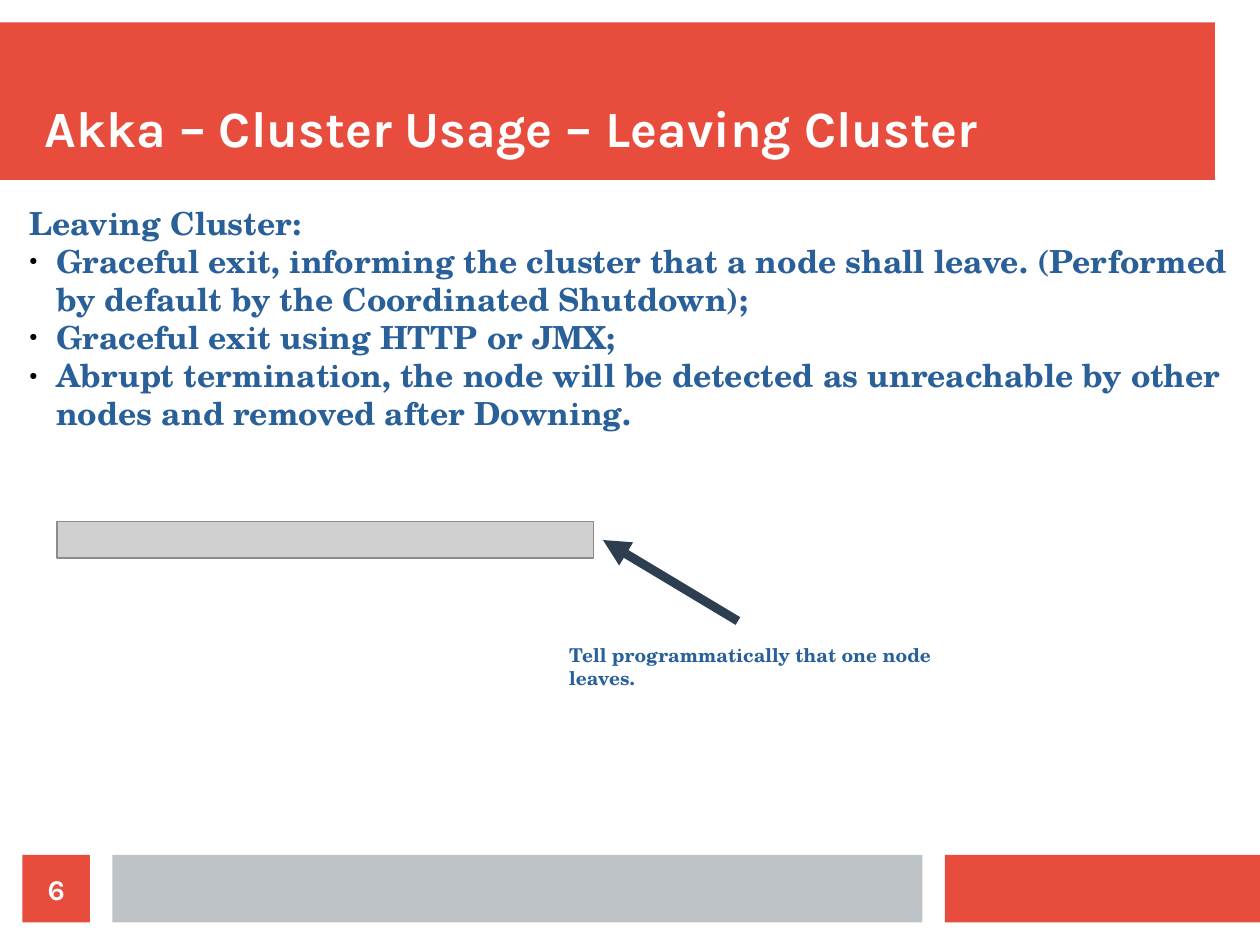
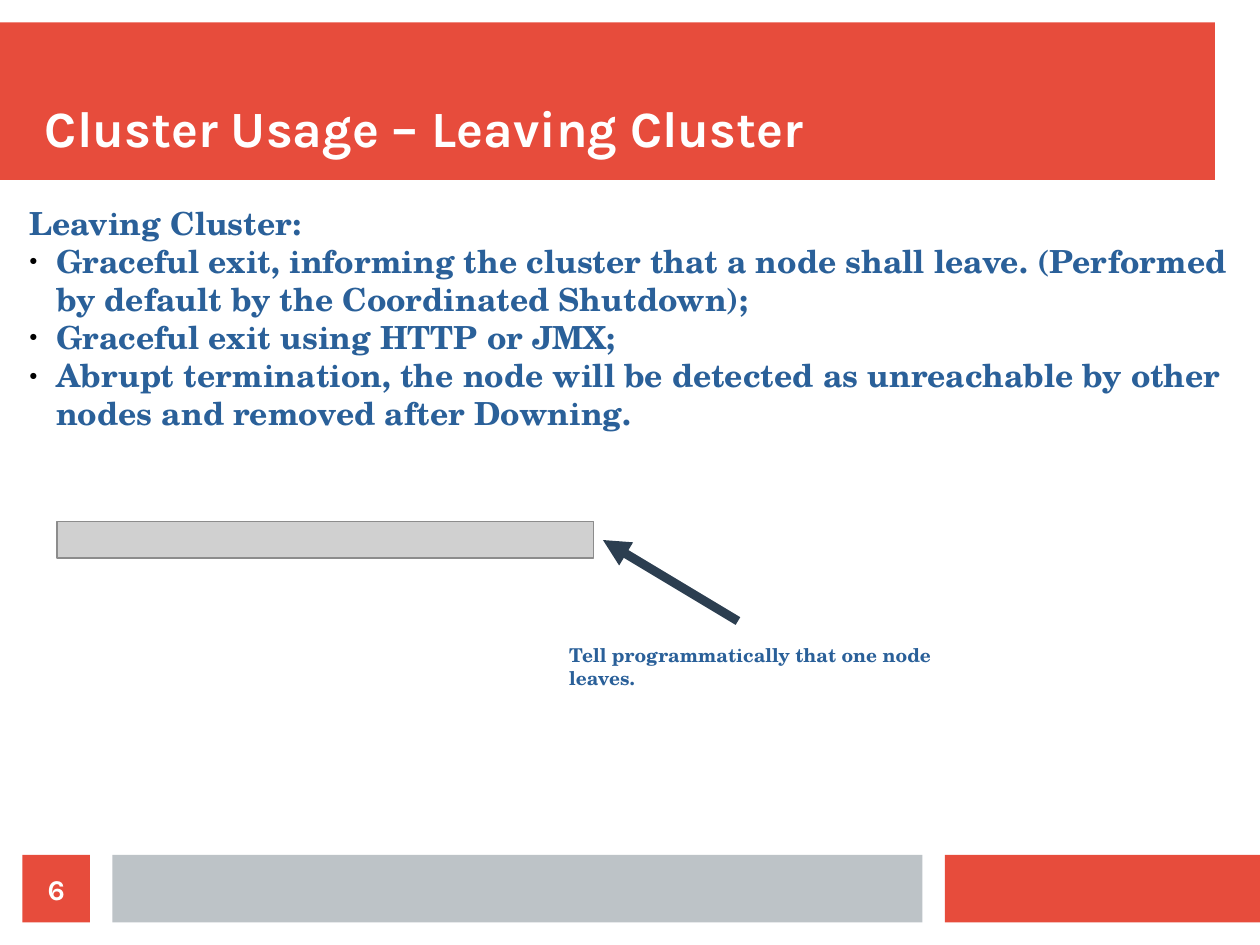
Before and after one commit to bytemania/akka-java-cluster, a slide deck: slide 6 of src/main/resources/res/presentation.odp. Drawn at 1260x945 pixels with LibreOffice and Linux fonts; fonts in the diff are those of the drawing; grey boxes stand for pictures. Boxes give left, top, right and bottom in pixels: in the first picture for what was removed or moved away, otherwise in the second. Text is boxed around its words. In the diff, an @@ line names an element or a change of style, - is before the commit and + after.

```diff
--- a/src/main/resources/res/presentation.odp
+++ b/src/main/resources/res/presentation.odp
@@ title at bbox=[45, 111, 803, 159]: text changed @@
-Akka – Cluster Usage – Leaving Cluster
+Cluster Usage – Leaving Cluster
```
Also in this commit, not shown: 6 other slides changed, 21 slides added, 6 slides removed.
